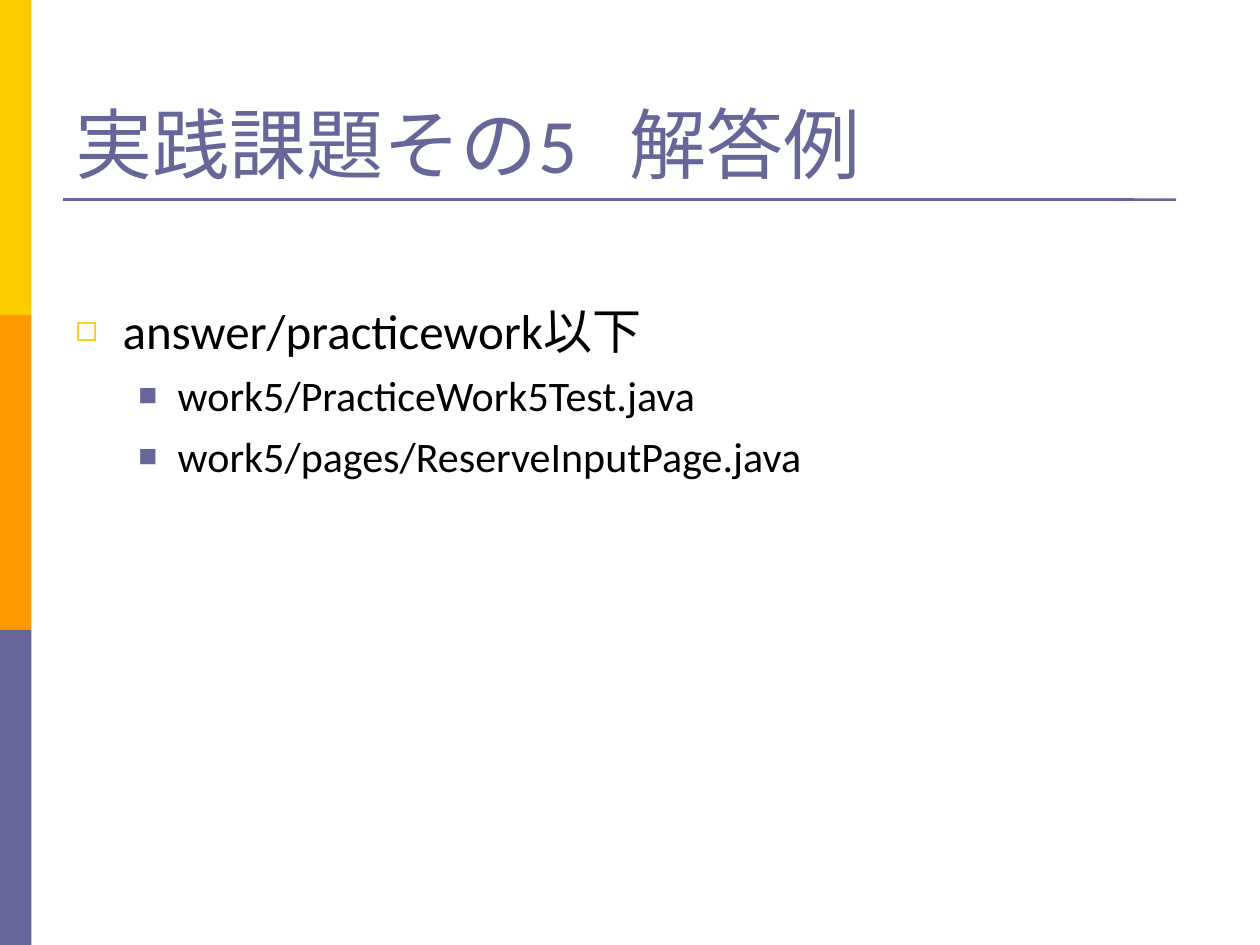
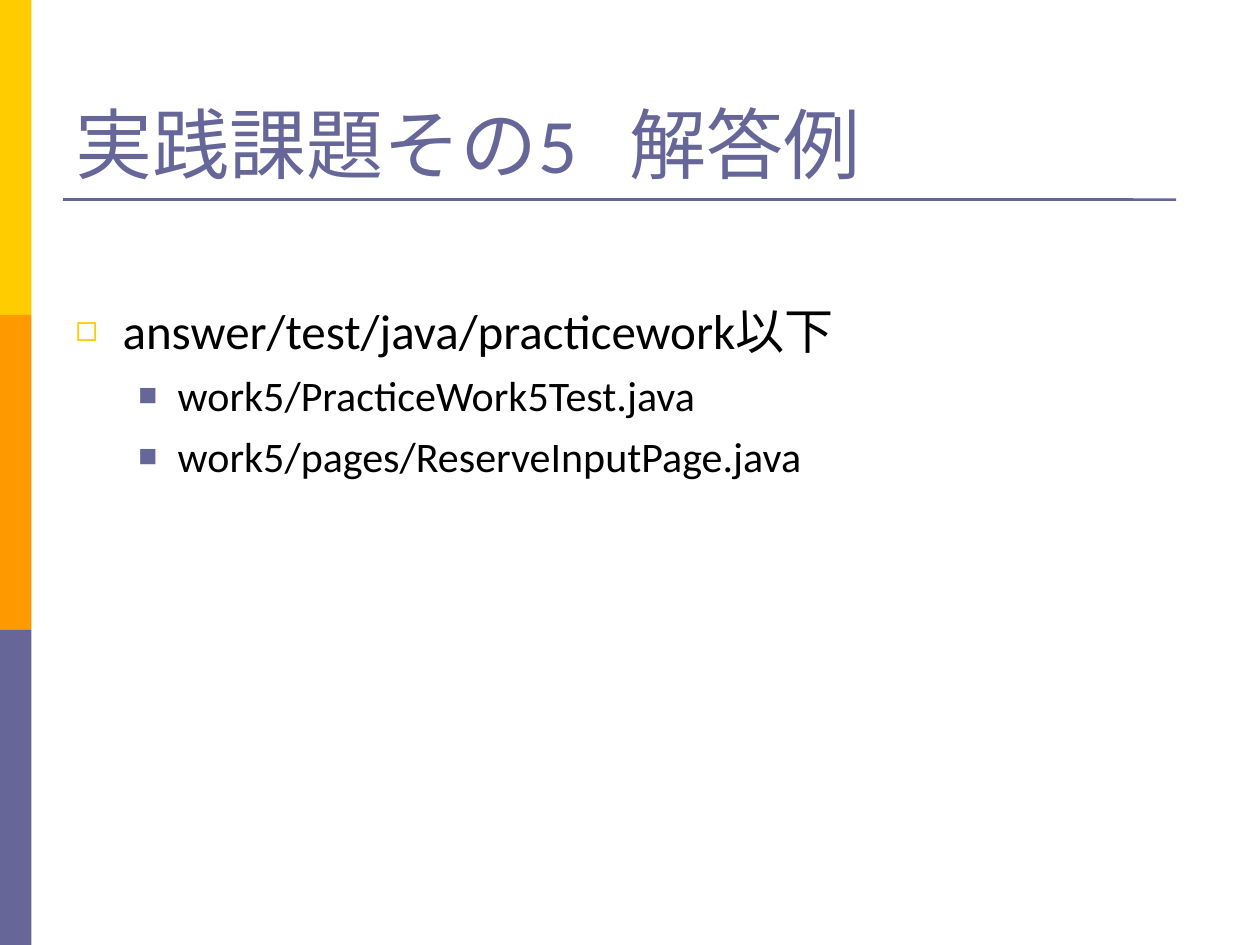
Before and after one commit to takuY-U2/STARHotel, a slide deck: slide 73 of docs/Slide.ppt. Drawn at 1260x945 pixels with LibreOffice and Linux fonts; fonts in the diff are those of the drawing. Boxes give left, top, right and bottom in pixels: in the first picture for what was removed or moved away, otherwise in the second. Text is boxed around its words. In the diff, an @@ line names an element or a change of style, - is before the commit and + after.

Commit message:
move answer files

```diff
--- a/docs/Slide.ppt
+++ b/docs/Slide.ppt
@@ text at [123,310,834,358]: text changed @@
-◻ answer/practicework以下
+◻ answer/test/java/practicework以下
```
Also in this commit, not shown: 4 other slides changed, 16 other files.
